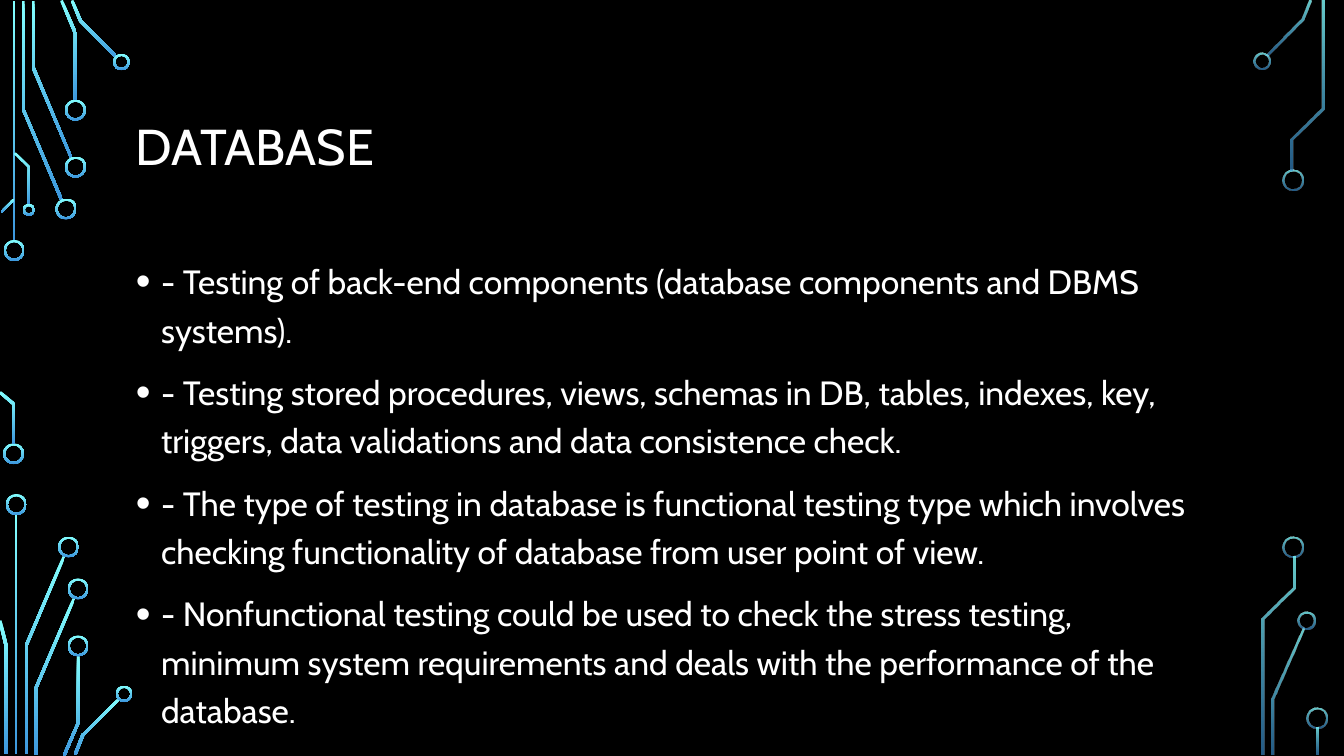
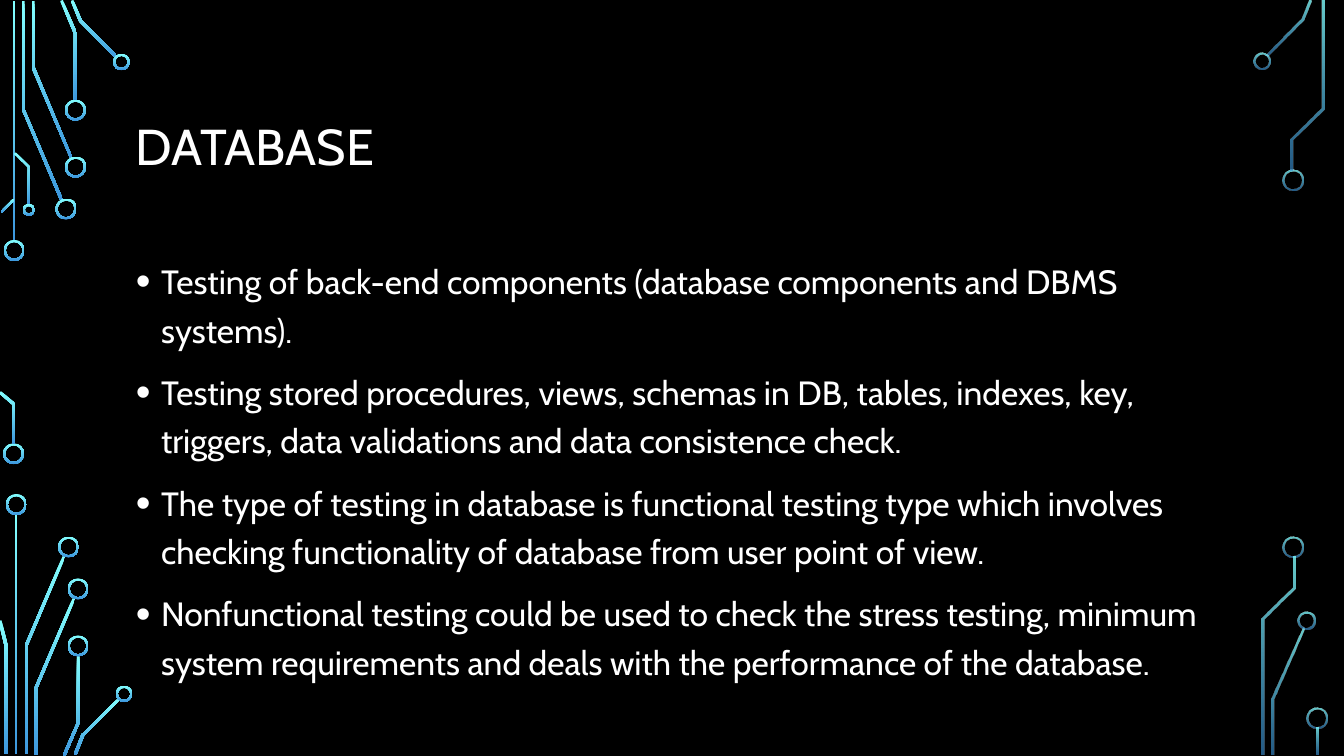
Before and after one commit to dontaylor6000/Group27_Tracker, a slide deck: slide 28 of Documentation/PDR.pptx (slide 25 before the commit). Drawn at 1344x756 pixels with LibreOffice and Linux fonts; fonts in the diff are those of the drawing; background and template pictures are left out. Boxes give left, top, right and bottom in pixels: in the first picture for what was removed or moved away, otherwise in the second. Text is boxed around its words. In the diff, an @@ line names an element or a change of style, - is before the commit and + after.

```diff
--- a/Documentation/PDR.pptx
+++ b/Documentation/PDR.pptx
@@ text at (x1=161, y1=268, x2=1197, y2=683): text changed @@
-• - Testing of back-end components (database components and DBMS systems).
-• - Testing stored procedures, views, schemas in DB, tables, indexes, key, triggers, data validations and data consistence check.
-• - The type of testing in database is functional testing type which involves checking functionality of database from user point of view.
-• - Nonfunctional testing could be used to check the stress testing, minimum system requirements and deals with the performance of the database.
+• Testing of back-end components (database components and DBMS systems).
+• Testing stored procedures, views, schemas in DB, tables, indexes, key, triggers, data validations and data consistence check.
+• The type of testing in database is functional testing type which involves checking functionality of database from user point of view.
+• Nonfunctional testing could be used to check the stress testing, minimum system requirements and deals with the performance of the database.
```
Also in this commit, not shown: 1 other slide changed, 5 slides added, 2 slides removed, 1 other file.
